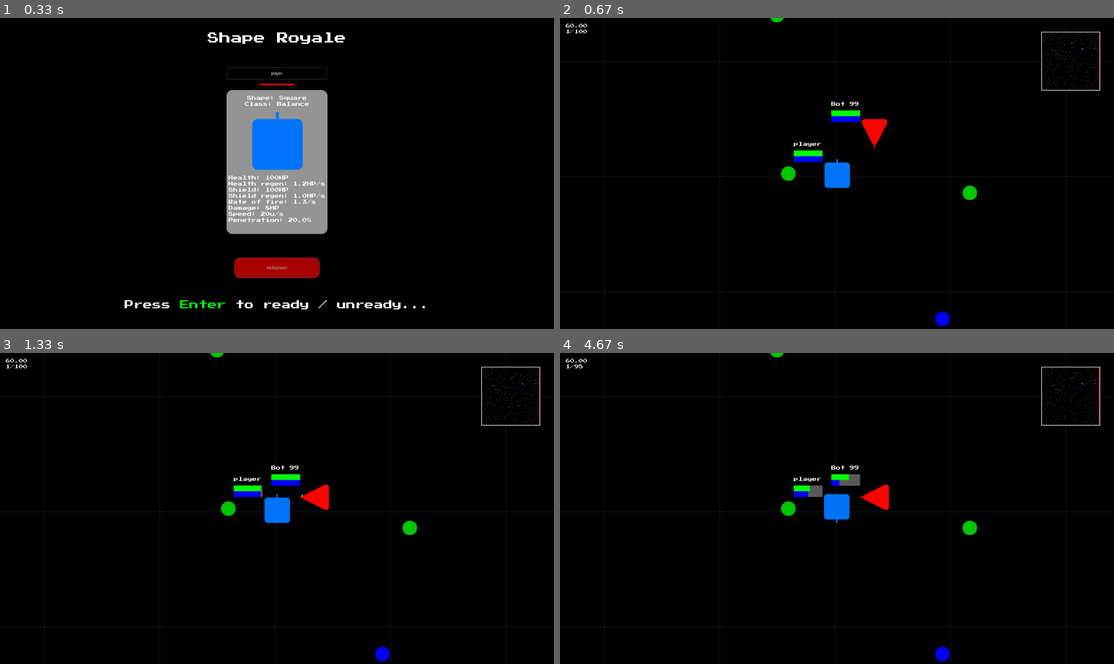
Above: before the commit, frames 1-4 (two rows, left to right).
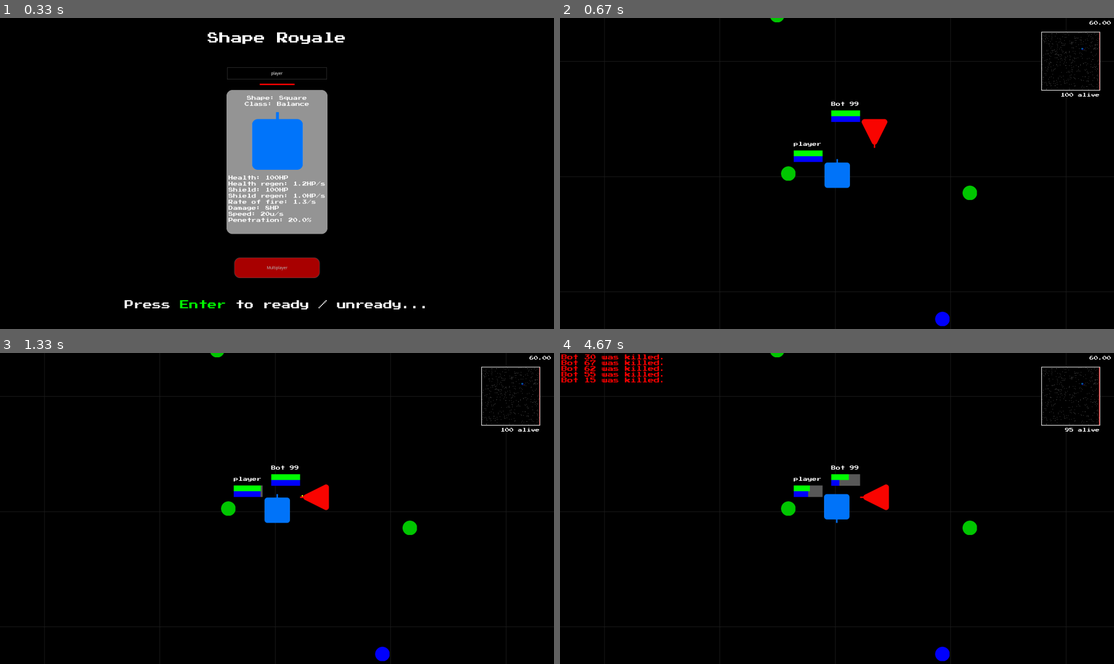
Above: after the commit, the same moments.

Repository: CaptainDeathead/ShapeRoyale
Game: pygame game, started from main.py
The game is run twice, just before and just after one commit, with the same random seed, the same clock (stepped at 60 frames per second) and the same inputs.
Inputs (mouse positions are in pixels of both pictures, inside the frame that each line leads up to):
- Up to frame 1 (0.33 s): no input
- Up to frame 2 (0.67 s): tap Enter at 0.33 s
- Up to frame 3 (1.33 s): hold Right 0.67-1.13 s; move the mouse to (454, 499) at 0.7 s; hold Up from 1.22 s (still down)
- Up to frame 4 (4.67 s): release Up at 1.52 s; hold Right 1.55-2.02 s; hold Left 2.05-2.58 s; hold Down 2.62-2.92 s; hold Left 2.95-3.35 s; hold Up 3.38-3.75 s; hold Right 3.78-4.42 s; hold Down from 4.45 s (still down)

Frame 1 is identical in both runs. In frame 2, 0.1% of the frame differs, in the area x 1-100%, y 0-26%; in frame 3, 0.1%; in frame 4, 0.9%, in the area x 0-100%, y 0-26%.

Commit message:
Basic killfeed

Diff:
--- /dev/null
+++ b/eventfeed.py
@@ -0,0 +1,44 @@
+import pygame as pg
+from time import time
+
+class GameEvent:
+    LIFETIME = 5
+
+    def __init__(self, text: str, color: pg.Color) -> None:
+        self.text = text
+        self.color = color
+        self.creation_time = time()
+
+class EventFeed:
+    DEFAULT_SHIFT_SPEED = 100
+    EVENT_HEIGHT = 20
+
+    def __init__(self, screen: pg.Surface, font: pg.Font) -> None:
+        self.screen = screen
+        self.font = font
+
+        self.event_queue = []
+        self.x_shift = 0
+        self.shift_speed = self.DEFAULT_SHIFT_SPEED
+
+    def add(self, event: GameEvent) -> None:
+        self.event_queue.append(event)
+
+    def update(self, dt: float) -> None:
+        self.x_shift = max(0, self.x_shift - self.shift_speed * dt)
+
+        events_to_remove = []
+        for i, event in enumerate(self.event_queue):
+            if time() - event.creation_time > event.LIFETIME:
+                events_to_remove.append(event)
+
+            self.screen.blit(self.font.render(event.text, True, event.color), (5, 5 + i * self.EVENT_HEIGHT + self.x_shift))
+
+        for event in events_to_remove:
+            self.event_queue.remove(event)
+            self.x_shift += self.EVENT_HEIGHT
+
+            if self.x_shift > self.EVENT_HEIGHT:
+                self.shift_speed += self.DEFAULT_SHIFT_SPEED
+            else:
+                self.shift_speed = self.DEFAULT_SHIFT_SPEED
--- a/main.py
+++ b/main.py
@@ -11,6 +11,7 @@
 from shape import Player, Shape
 from powerups import Powerup
 from utils import AnimManager, FONTS_PATH
+from eventfeed import EventFeed, GameEvent
 
 from leaderboard import Leaderboard
 
@@ -178,6 +179,7 @@
             self.screen = display_surf
 
         self.anim_manager = AnimManager()
+        self.eventfeed = EventFeed(self.screen, pg.Font(f"{FONTS_PATH}/PressStart2P.ttf", 20))
 
         self.server = server
         self.client = client
@@ -630,6 +632,8 @@
 
                                 self.players.remove(target_player)
                                 self.dead_players.append(target_player)
+
+                                self.eventfeed.add(GameEvent(f"{target_player.player_name} was killed.", (255, 0, 0)))
 
                         if "set_bullets" in query:
                             update = query["set_bullets"]
@@ -961,6 +965,7 @@
 
                 if player.dead and self.client is None:
                     dead_players.append(player)
+                    self.eventfeed.add(GameEvent(f"{player.player_name} was killed.", (255, 0, 0)))
 
                 if self.client is not None:
                     if time() - player.last_update > 3:
@@ -1018,8 +1023,10 @@
             if self.spectating:
                 self.screen.blit(self.spectating_lbl, (self.WIDTH / 2 - self.spectating_lbl.width / 2, 50))
 
-            self.screen.blit(self.fps_font.render(f"{self.clock.get_fps():.2f}", True, (255, 255, 255)), (20, 20))
-            self.screen.blit(self.fps_font.render(f"{self.spectator_index+1}/{len(self.players)}", True, (255, 255, 255)), (20, 40))
+            fps_lbl = self.fps_font.render(f"{self.clock.get_fps():.2f}", True, (255, 255, 255))
+            alive_lbl = self.fps_font.render(f"{len(self.players)} alive", True, (255, 255, 255))
+            self.screen.blit(fps_lbl, (self.WIDTH - fps_lbl.width - 10, 10))
+            self.screen.blit(alive_lbl, (self.WIDTH - 50 - alive_lbl.width, 260))
 
             self.powerup_section_index += 1
             if self.powerup_section_index >= self.NUM_POWERUP_SECTIONS: self.powerup_section_index = 0
@@ -1060,6 +1067,7 @@
                         all_players.extend(list(reversed(self.dead_players)))
                         self.leaderboard = Leaderboard(self.screen, self.manager, [self.player_lb_info(player) for player in all_players])
 
+            self.eventfeed.update(dt)
             self.manager.draw_ui(self.screen)
 
             pg.display.flip()
